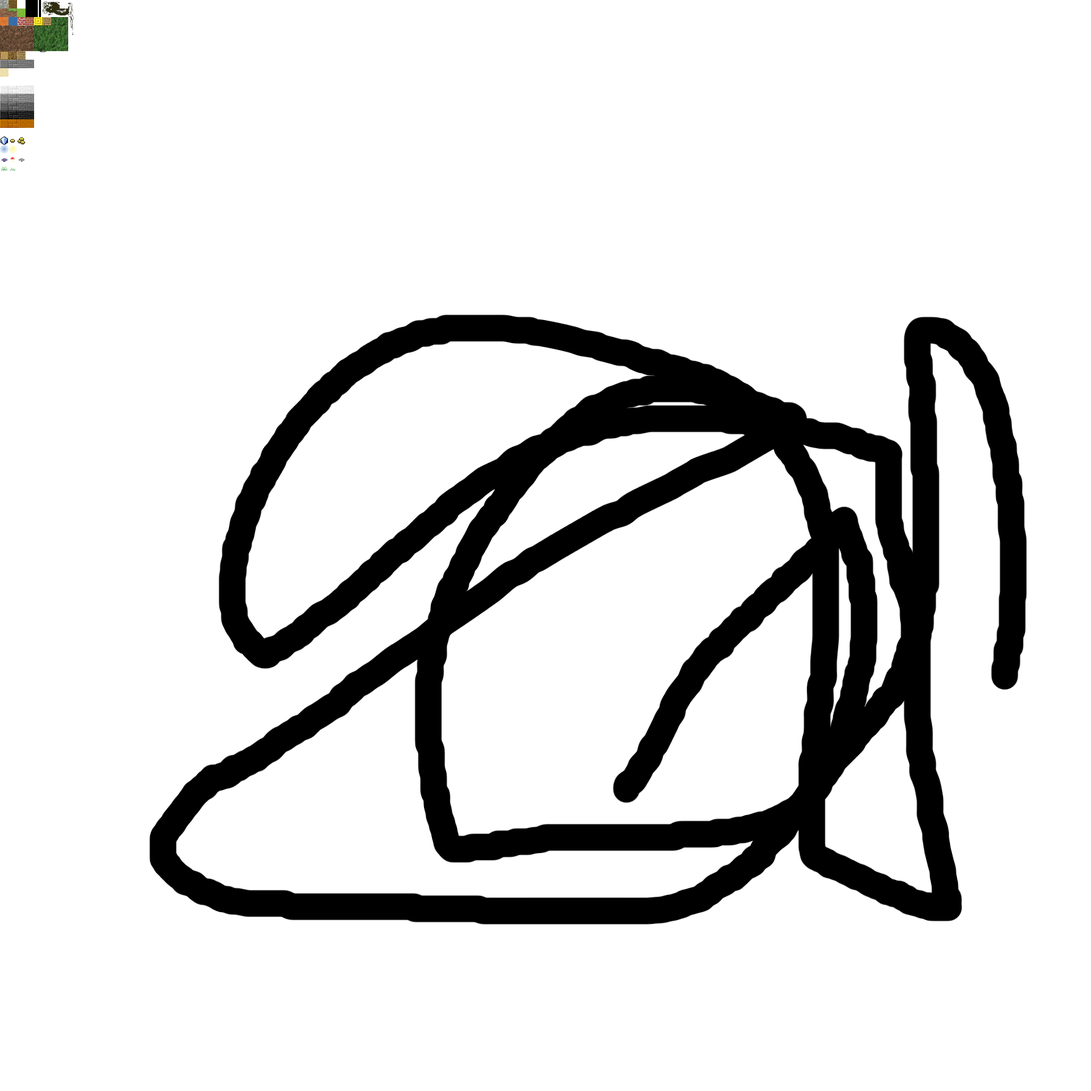
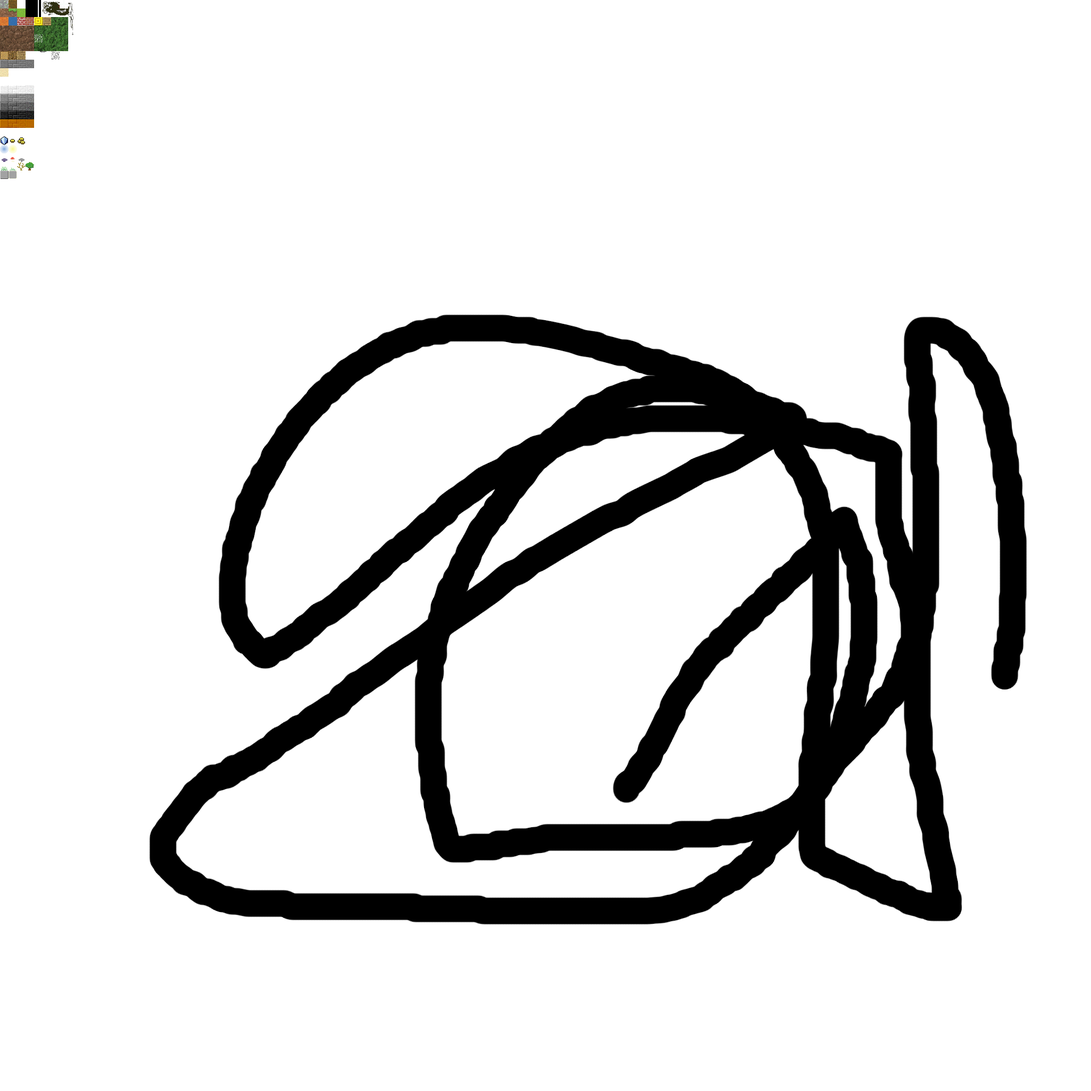
Layers edited between the first and the second w=1091, h=1091 image:
painted on "Main" over [0, 34, 60, 180]
